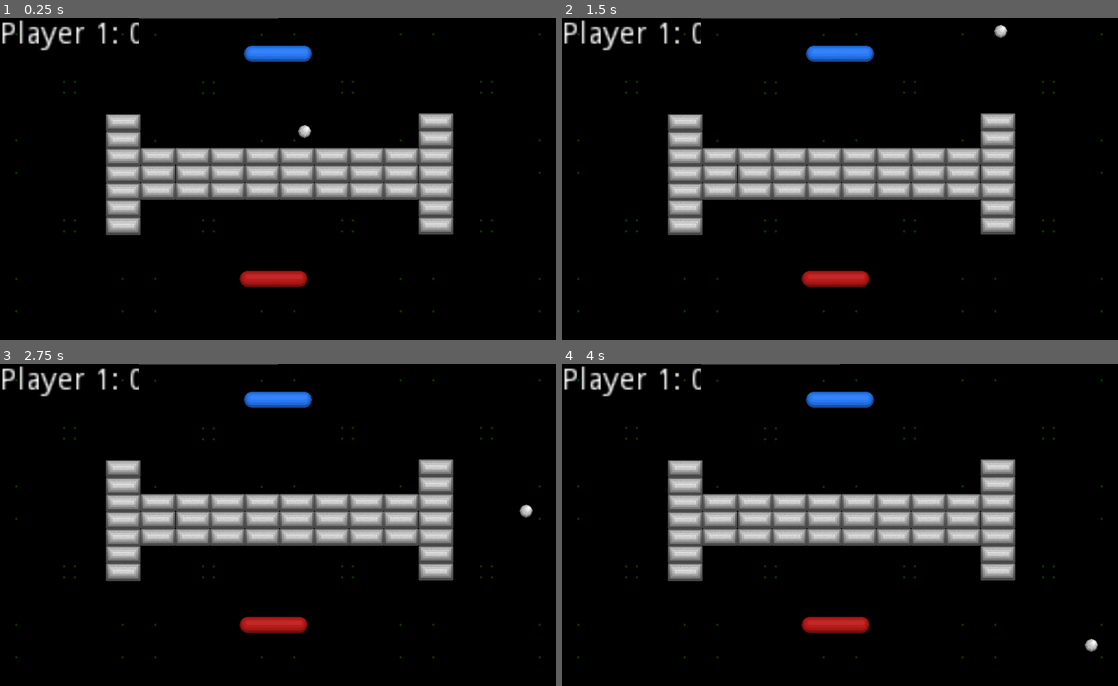
Above: before the commit, frames 1-4 (two rows, left to right).
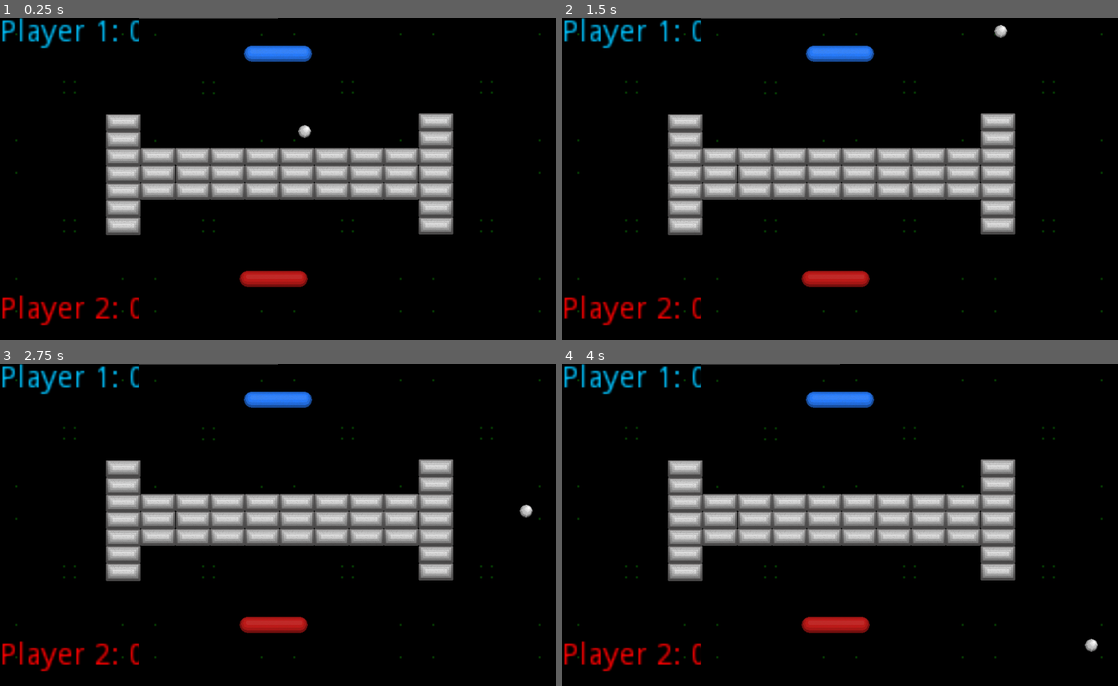
Above: after the commit, the same moments.

Repository: hiniko/BreakoutVs
Game: Godot game, scene res://Scenes/TestArena.tscn
The game is run twice, just before and just after one commit, with the same random seed, the same clock (stepped at 60 frames per second) and the same inputs.
Inputs:
- Up to frame 1 (0.25 s): no input
- Up to frame 2 (1.5 s): no input
- Up to frame 3 (2.75 s): no input
- Up to frame 4 (4 s): no input

The runs differ from the first frame. In frame 1, 1.5% of the frame differs, in the area x 0-25%, y 0-96%; in frame 2, 1.5%; in frame 3, 1.5%; in frame 4, 1.5%.

Commit message:
Label functionality

Diff:
--- a/BreakoutVs/Scenes/TestArena.tscn
+++ b/BreakoutVs/Scenes/TestArena.tscn
@@ -6,6 +6,8 @@
 [ext_resource path="res://Actors/Paddle.tscn" type="PackedScene" id=6]
 [ext_resource path="res://Assets/BackgroundTile.png" type="Texture" id=8]
 
+[sub_resource type="Theme" id=1]
+
 [node name="Node2D" type="Node2D"]
 
 [node name="Background" type="Node" parent="."]
@@ -15,15 +17,13 @@
 scale = Vector2( 4, 4 )
 texture = ExtResource( 8 )
 
-[node name="Label" type="Label" parent="Background/BackgroundTile"]
-anchor_left = -0.00791001
-anchor_top = -0.00395507
-anchor_right = -0.00791001
-anchor_bottom = -0.00395507
-margin_left = -31.4089
-margin_top = -30.4242
-margin_right = 39.5911
-margin_bottom = -16.4242
+[node name="Player1_counter" type="Label" parent="Background/BackgroundTile"]
+margin_left = -32.0
+margin_top = -32.0
+margin_right = 39.0
+margin_bottom = -18.0
+theme = SubResource( 1 )
+custom_colors/font_color = Color( 0, 0.764706, 1, 1 )
 text = "Player 1: 0 "
 valign = 1
 __meta__ = {
@@ -66,6 +66,17 @@
 texture = ExtResource( 8 )
 offset = Vector2( 0, 128 )
 
+[node name="Player2_counter" type="Label" parent="Background/BackgroundTile7"]
+margin_left = -32.0
+margin_top = 96.0
+margin_right = 35.0
+margin_bottom = 110.0
+custom_colors/font_color = Color( 1, 0, 0, 1 )
+text = "Player 2: 0"
+__meta__ = {
+"_edit_use_anchors_": false
+}
+
 [node name="BackgroundTile8" type="Sprite" parent="Background"]
 position = Vector2( 128, 128 )
 scale = Vector2( 4, 4 )
--- /dev/null
+++ b/BreakoutVs/TestArena.gd
@@ -0,0 +1,13 @@
+extends Node2D
+
+func _ready():
+	pass
+
+var player1Score = 0
+var player2Score = 0
+
+func coin_counter():
+	player1Score += 1
+	$Player1_counter.text = str(player1Score)
+	player2Score += 1
+	$Player2_counter.text = str(player2Score)
Not shown: 1 places in BreakoutVs/Scenes/TestArena.tscn that only renumber resources
